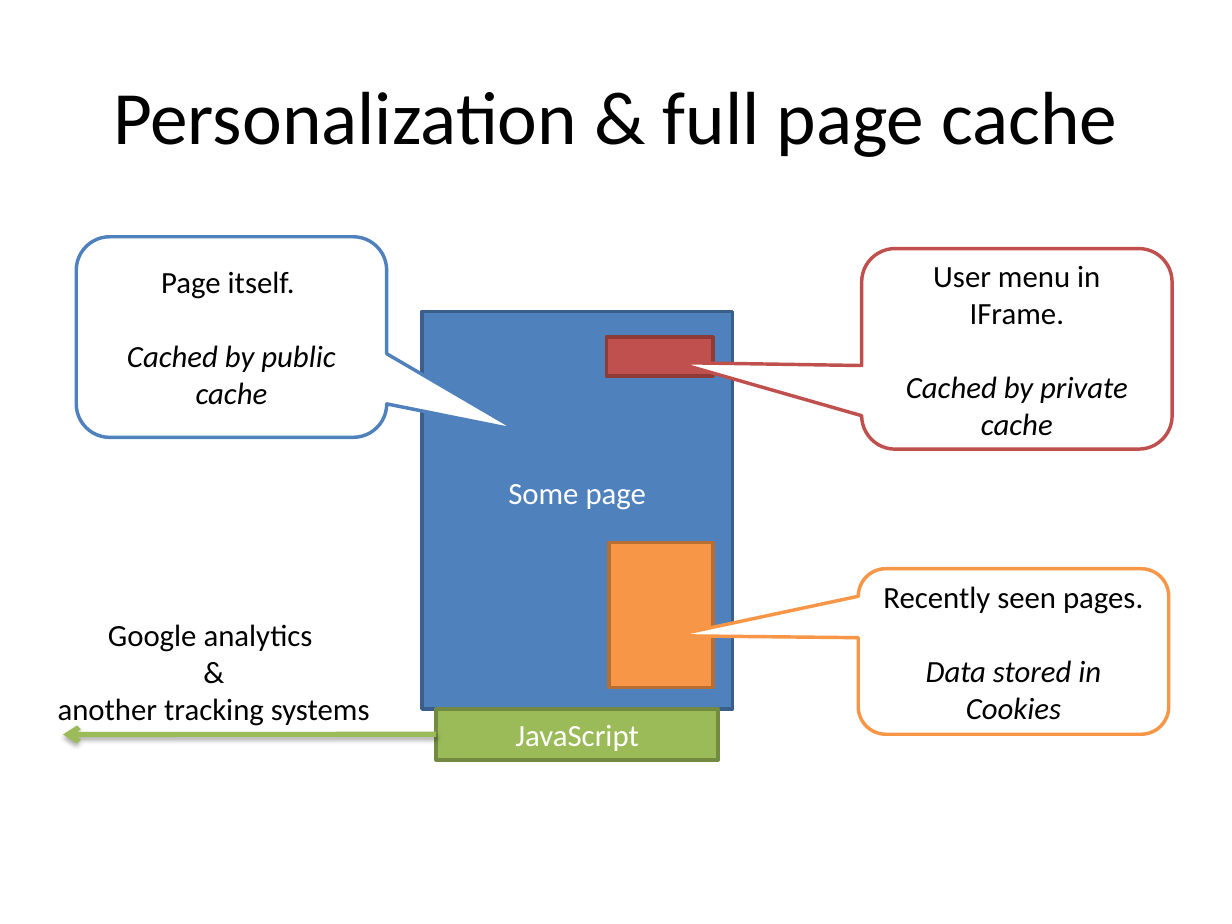
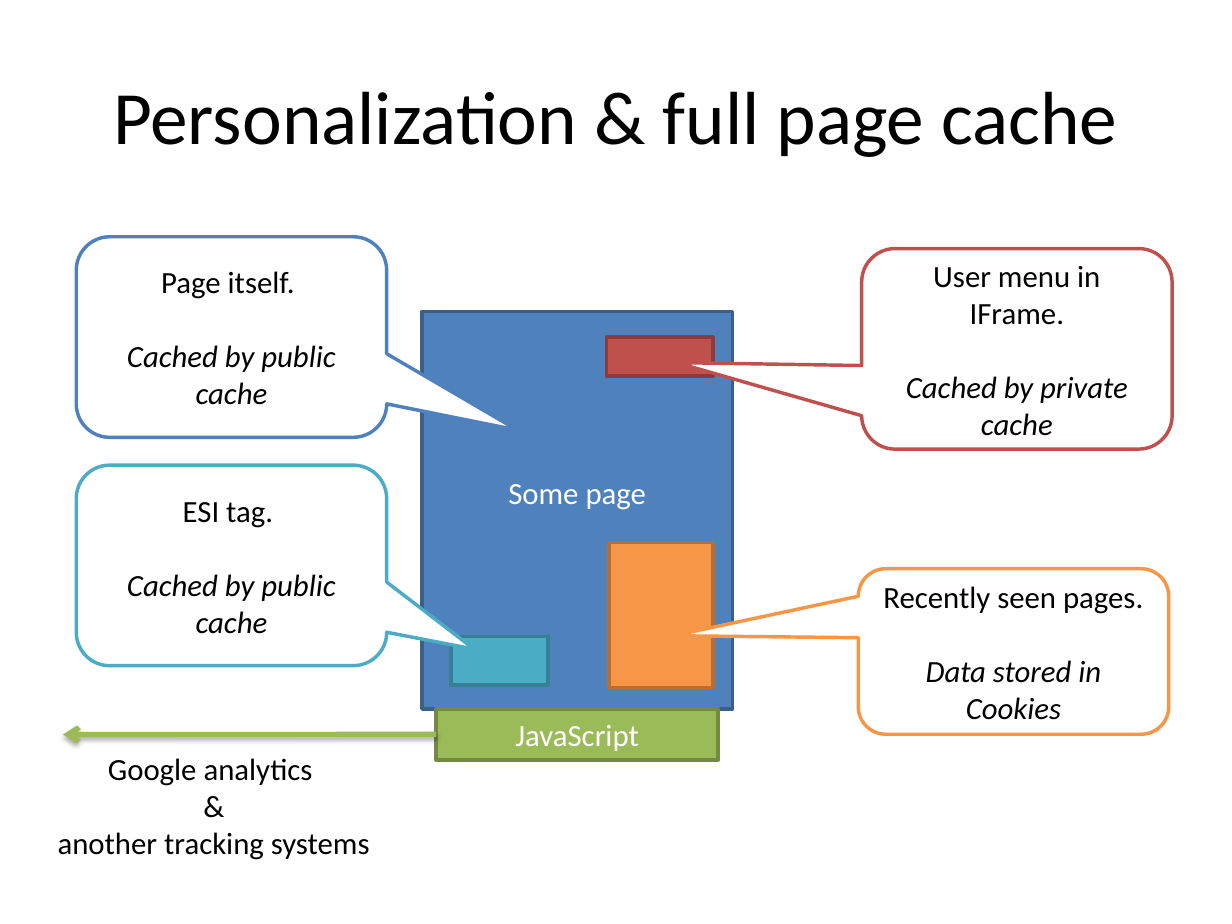
Before and after one commit to e-moe/sf-levi9, a slide deck: slide 16 of assets/workshop_3_highload.pptx. Drawn at 1232x924 pixels with LibreOffice and Linux fonts; fonts in the diff are those of the drawing. Boxes give left, top, right and bottom in pixels: in the first picture for what was removed or moved away, otherwise in the second. Text is boxed around its words. In the diff, an @@ line names an element or a change of style, - is before the commit and + after.

```diff
--- a/assets/workshop_3_highload.pptx
+++ b/assets/workshop_3_highload.pptx
@@ rounded speech box added at <box>76,466,387,667</box>, fill #FFFFFF, outline #4BACC6 2 pt, 18 pt, text #000000, italic @@
+ESI tag.
+Cached by public cache
@@ rectangle added at <box>451,637,548,685</box>, fill #4BACC6, outline #377F92 2 pt @@
@@ text "Google analytics": place and size @@
-text "Google analytics" at <box>58,624,370,728</box>
+text "Google analytics" at <box>58,758,370,860</box>
```
Also in this commit, not shown: 6 other slides changed.
